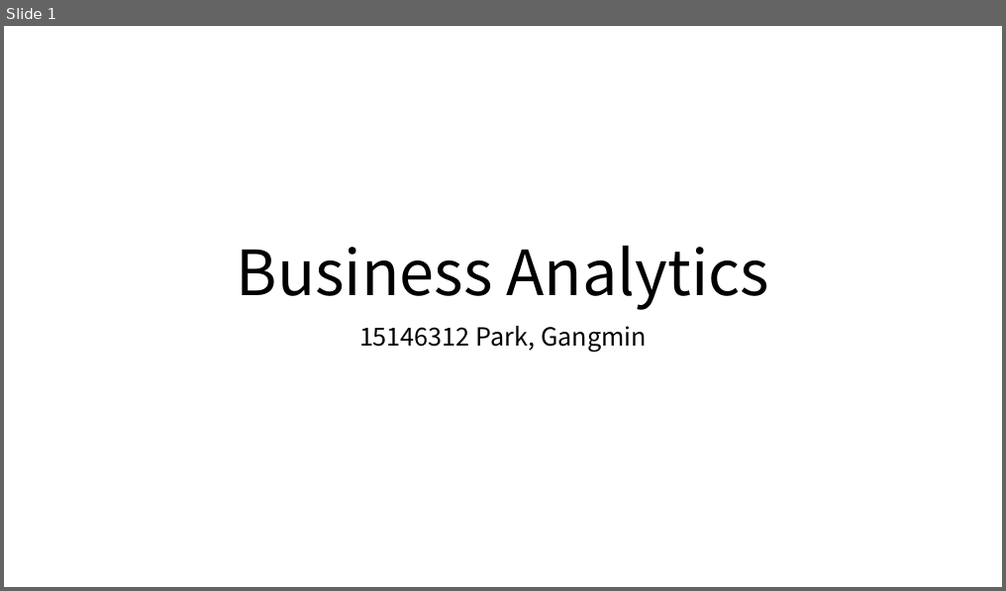
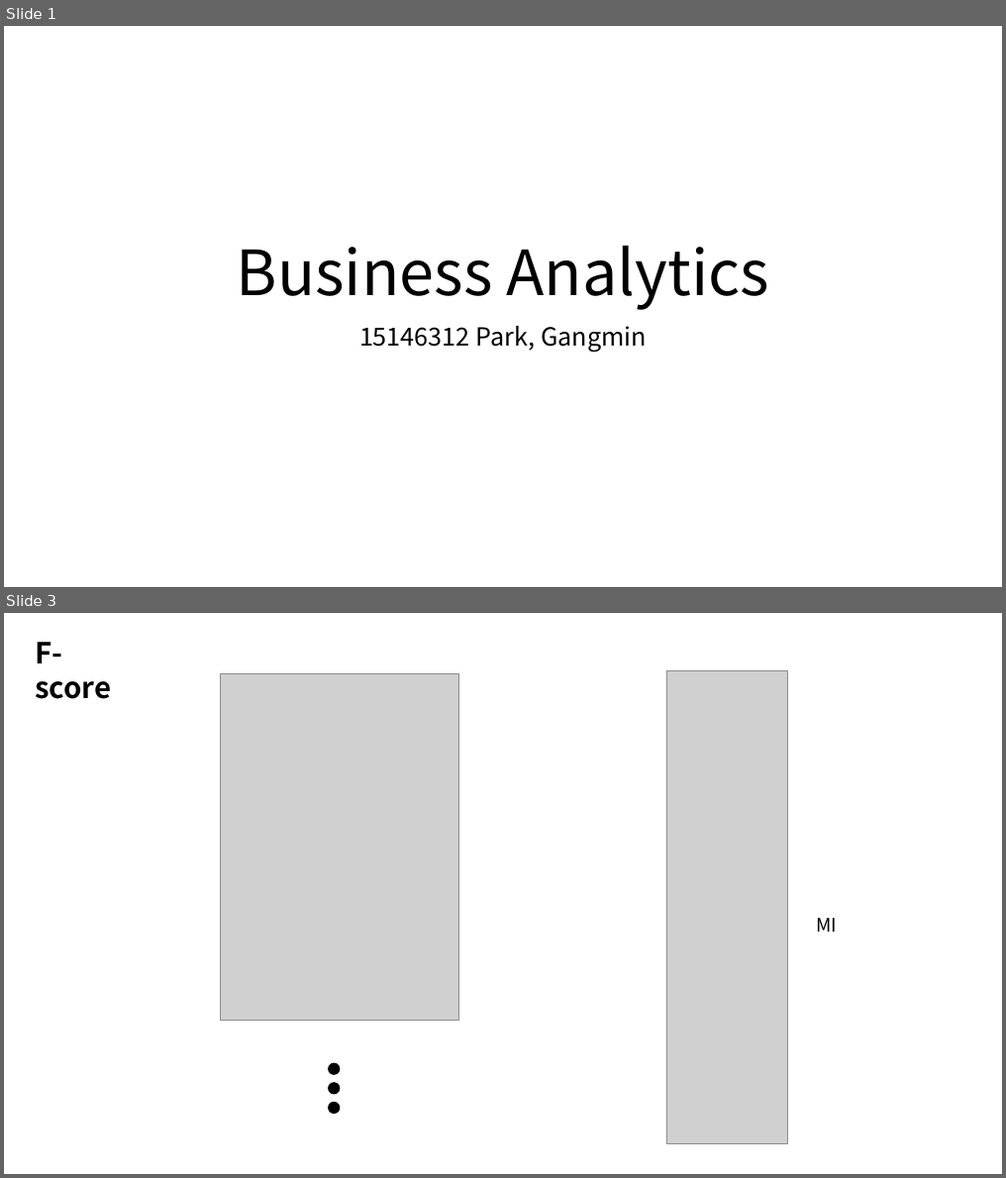
Before and after one commit to Radominic/BusinessAnalytics, a slide deck: week6_assignment.pptx. Shown one above the other, each under a label of ours: slide 1 before the commit, slides 1 and 3 after it; the slides between them are not shown. The pictures are 1006x591 and 1006x1178 pixels, drawn with LibreOffice and Linux fonts; fonts in the diff are those of the drawing; grey boxes stand for pictures. Boxes give left, top, right and bottom in pixels: in the first picture for what was removed or moved away, otherwise in the second. Text is boxed around its words. In the diff, an @@ line names an element or a change of style, - is before the commit and + after.

```diff
--- a/week6_assignment.pptx
+++ b/week6_assignment.pptx
@@ slide 3 added at box(4, 613, 1002, 1174), background #FFFFFF @@
@@ text added at box(35, 642, 111, 699), 28 pt, text #000000, bold @@
+F-score
@@ picture added at box(666, 671, 787, 1145) @@
@@ picture added at box(221, 673, 459, 1020) @@
@@ text added at box(816, 918, 837, 932), 18 pt, text #000000 @@
+MI
@@ ellipse added at box(328, 1063, 340, 1075), fill #000000, outline #000000 1 pt @@
@@ ellipse added at box(328, 1083, 340, 1094), fill #000000, outline #000000 1 pt @@
@@ ellipse added at box(328, 1103, 340, 1114), fill #000000, outline #000000 1 pt @@
```
Also in this commit, not shown: 1 slide changed, 2 other slides added, 2 slides removed, 1 other file.
